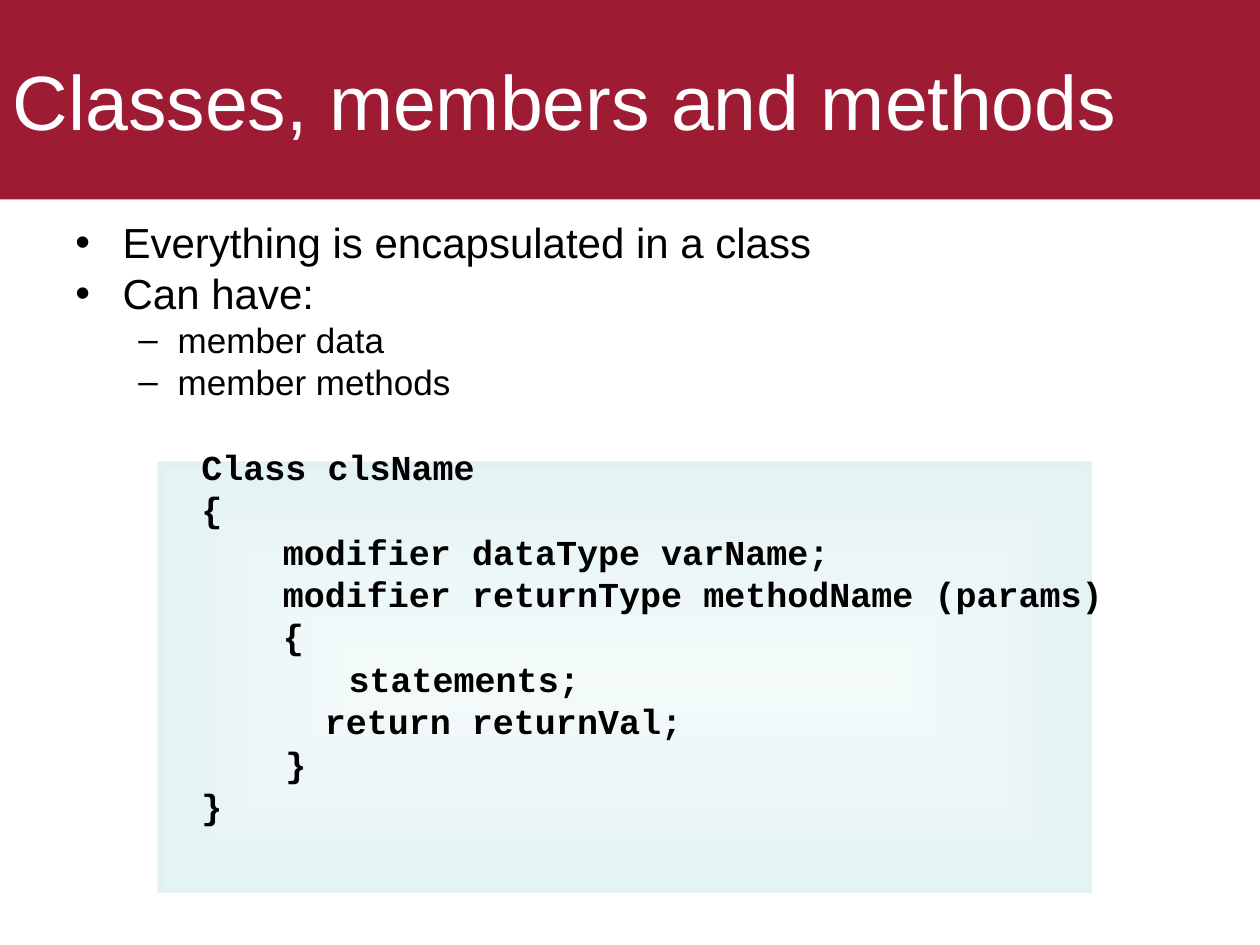
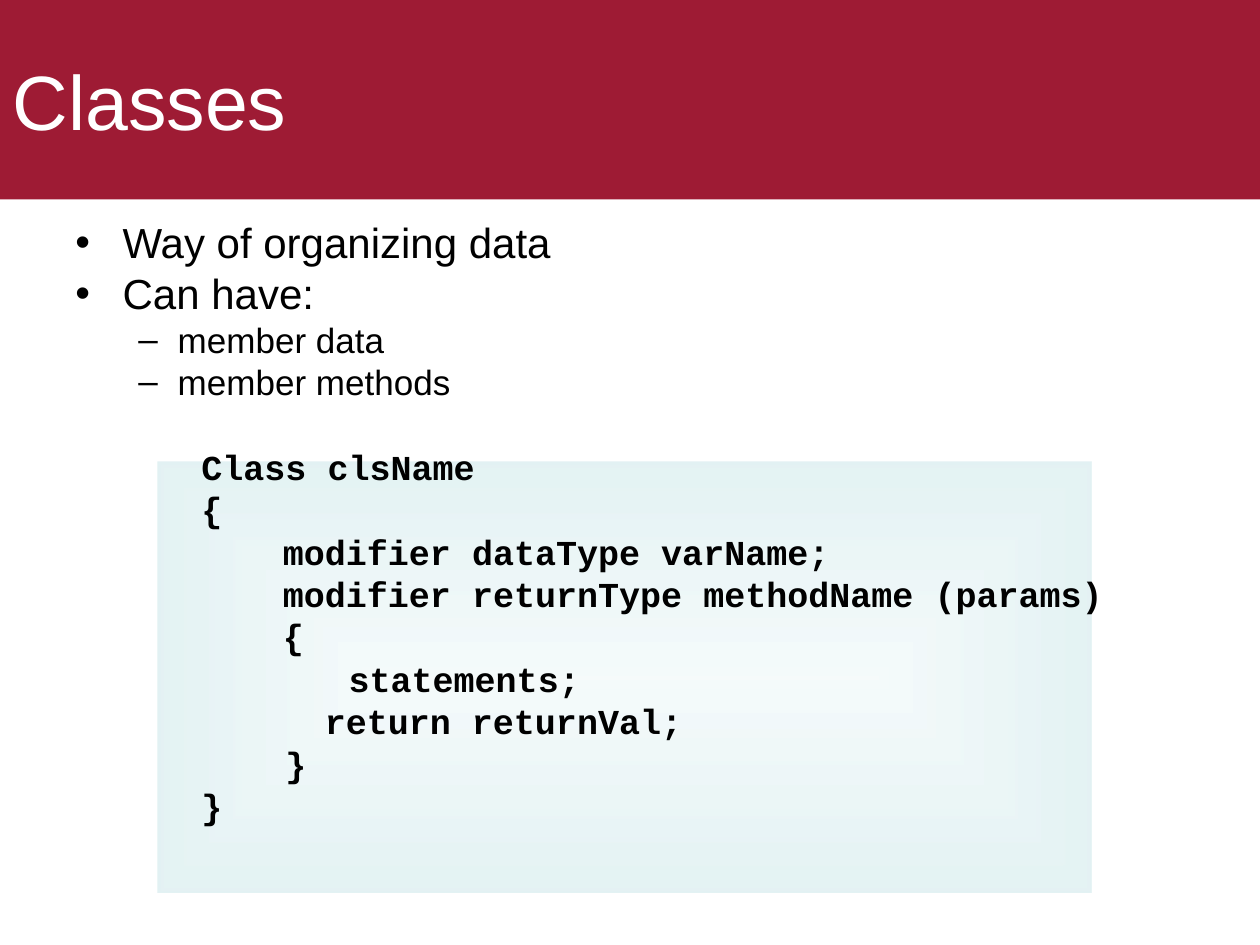
Before and after one commit to ekof-dss/teaching-samples-2021-22, a slide deck: slide 12 of presentations/02-c-sharp-oop.ppt (slide 5 before the commit). Drawn at 1260x945 pixels with LibreOffice and Linux fonts; fonts in the diff are those of the drawing. Boxes give left, top, right and bottom in pixels: in the first picture for what was removed or moved away, otherwise in the second. Text is boxed around its words. In the diff, an @@ line names an element or a change of style, - is before the commit and + after.

```diff
--- a/presentations/02-c-sharp-oop.ppt
+++ b/presentations/02-c-sharp-oop.ppt
@@ title at (x1=13, y1=74, x2=287, y2=131): text changed @@
-Classes, members and methods
+Classes
@@ text at (x1=123, y1=227, x2=551, y2=267): text changed @@
-• Everything is encapsulated in a class
+• Way of organizing data
```
Also in this commit, not shown: 2 other slides changed, 27 slides added, 1 slide removed, 2 other files.
